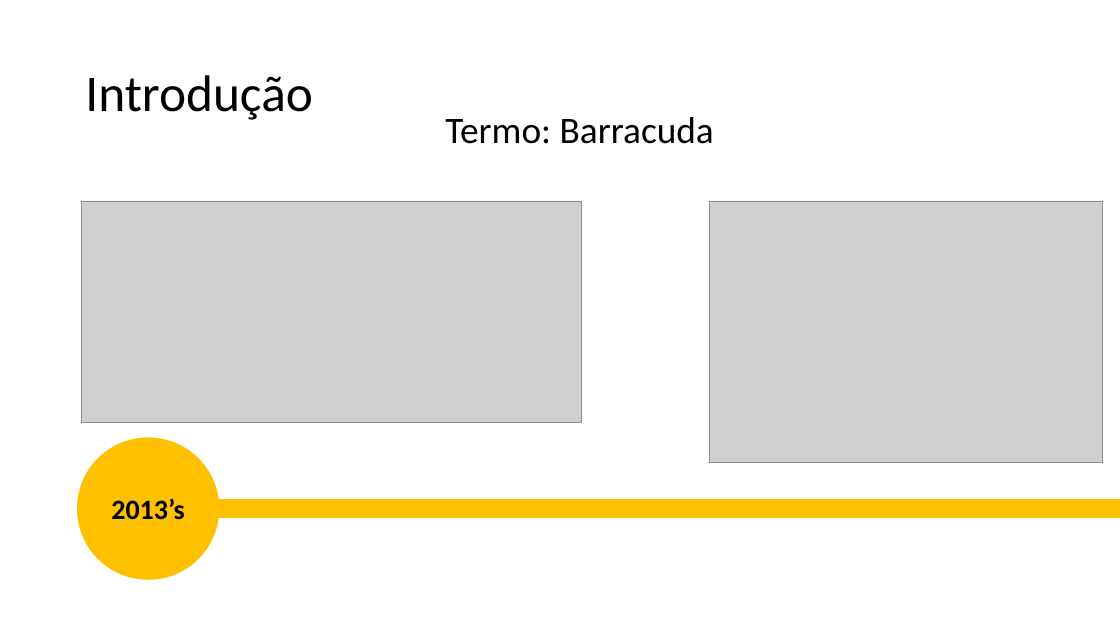
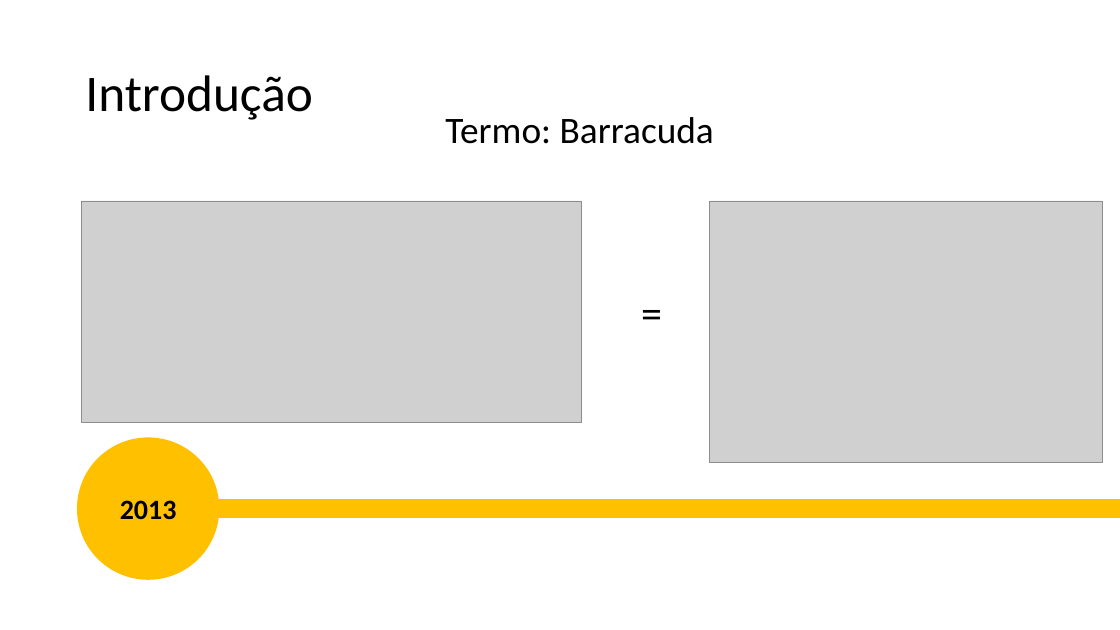
Before and after one commit to guerrato/guerrato_967_tp558, a slide deck: slide 13 of seminarios/ciclo 2/TP558_LoRA.pptx. Drawn at 1120x630 pixels with LibreOffice and Linux fonts; fonts in the diff are those of the drawing; grey boxes stand for pictures. Boxes give left, top, right and bottom in pixels: in the first picture for what was removed or moved away, otherwise in the second. Text is boxed around its words. In the diff, an @@ line names an element or a change of style, - is before the commit and + after.

```diff
--- a/seminarios/ciclo 2/TP558_LoRA.pptx
+++ b/seminarios/ciclo 2/TP558_LoRA.pptx
@@ text added at (633, 282, 681, 342), 36 pt, text #000000 @@
+=
@@ text in ellipse at (120, 500, 177, 520): text changed @@
-2013’s
+2013
```
Also in this commit, not shown: 11 other slides changed, 8 slides added.
